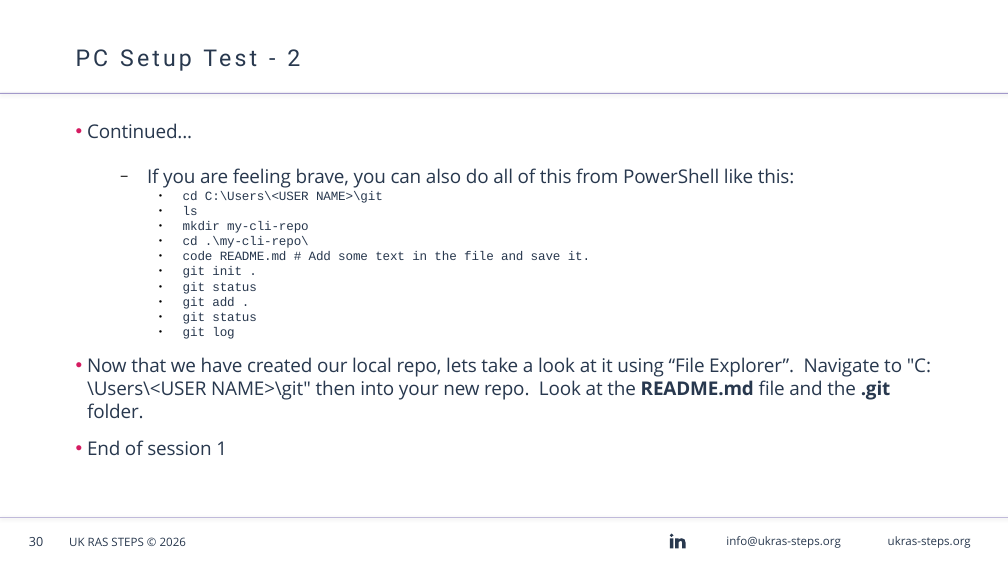
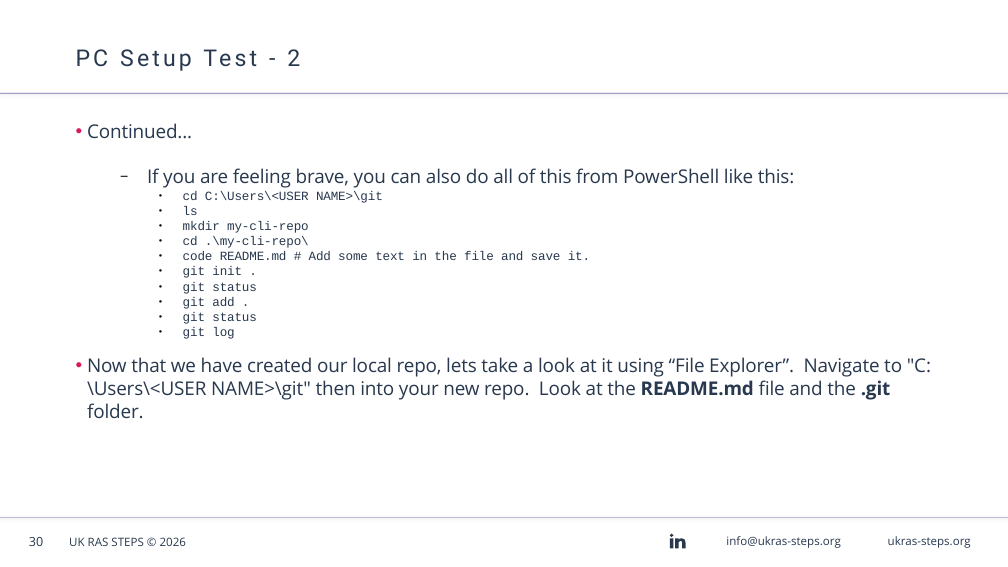
Before and after one commit to AndyBlightLeeds/git-github-workshop, a slide deck: slide 30 of presentation/Git & GitHub Workshop - Windows.odp. Drawn at 1008x567 pixels with LibreOffice and Linux fonts; fonts in the diff are those of the drawing; background and template pictures are left out. Boxes give left, top, right and bottom in pixels: in the first picture for what was removed or moved away, otherwise in the second. Text is boxed around its words. In the diff, an @@ line names an element or a change of style, - is before the commit and + after.

```diff
--- a/presentation/Git & GitHub Workshop - Windows.odp
+++ b/presentation/Git & GitHub Workshop - Windows.odp
@@ text at (x1=87, y1=440, x2=227, y2=455): paragraph removed @@
-• End of session 1
```
Also in this commit, not shown: 3 other slides changed, 2 slides added, 1 other file.
